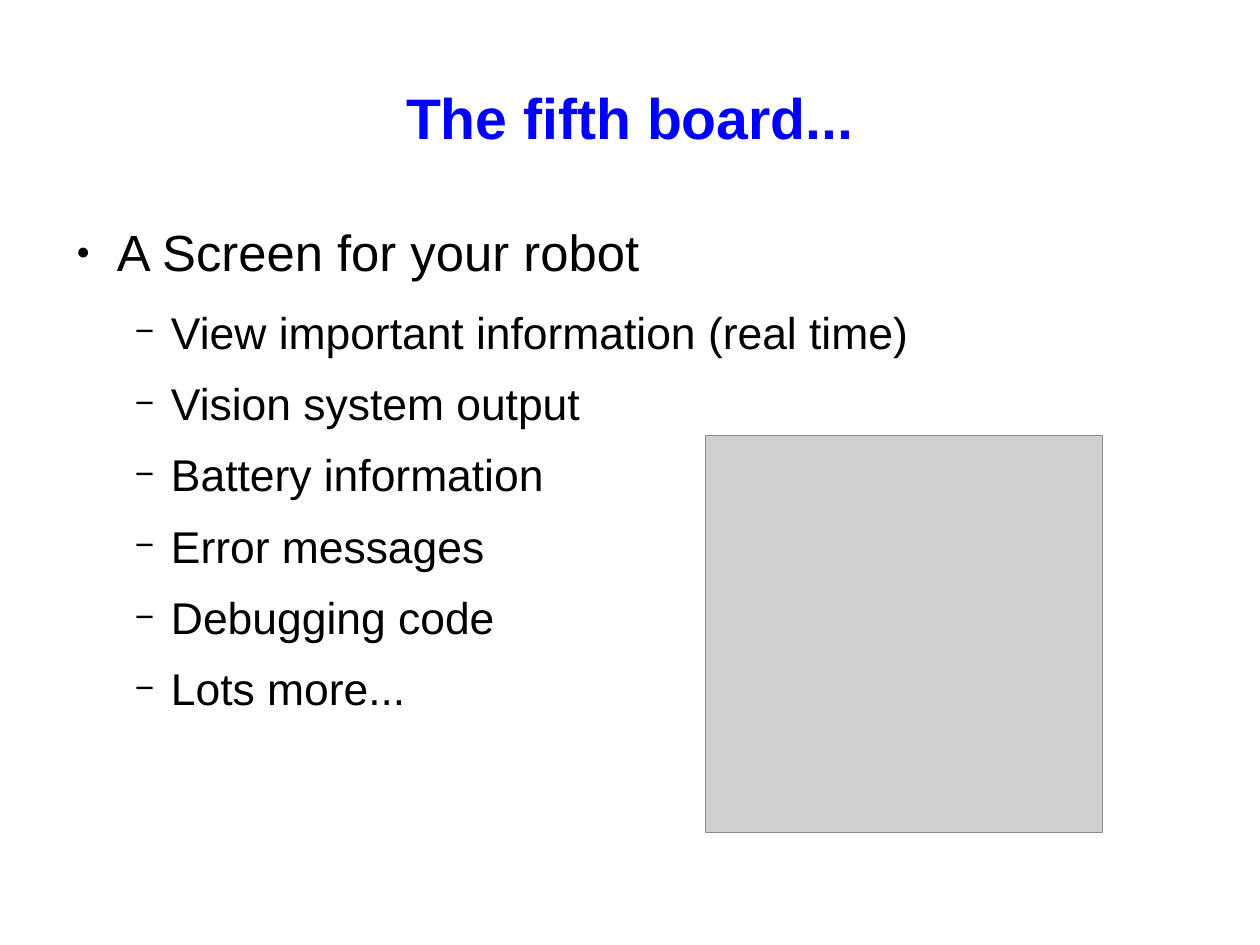
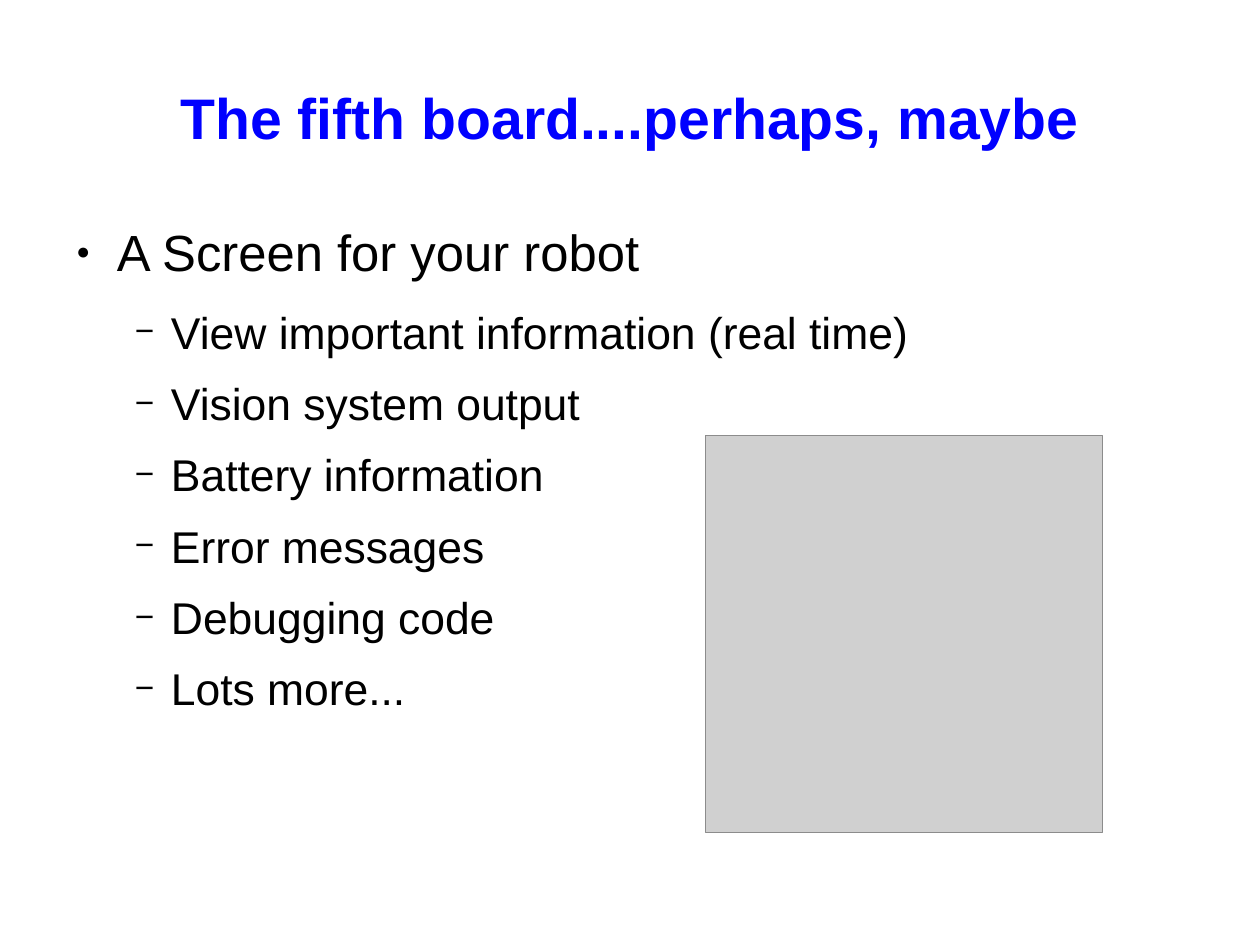
Before and after one commit to srobo/subversion-archive, a slide deck: slide 20 of KickStart/kickstart-08/presentations/kickstart-elec-presentation.odp (slide 18 before the commit). Drawn at 1260x945 pixels with LibreOffice and Linux fonts; fonts in the diff are those of the drawing; grey boxes stand for pictures. Boxes give left, top, right and bottom in pixels: in the first picture for what was removed or moved away, otherwise in the second. Text is boxed around its words. In the diff, an @@ line names an element or a change of style, - is before the commit and + after.

```diff
--- a/KickStart/kickstart-08/presentations/kickstart-elec-presentation.odp
+++ b/KickStart/kickstart-08/presentations/kickstart-elec-presentation.odp
@@ title at bbox=[181, 97, 1078, 150]: text changed @@
-The fifth board...
+The fifth board....perhaps, maybe
```
Also in this commit, not shown: 5 other slides changed, 4 slides added, 2 slides removed.
